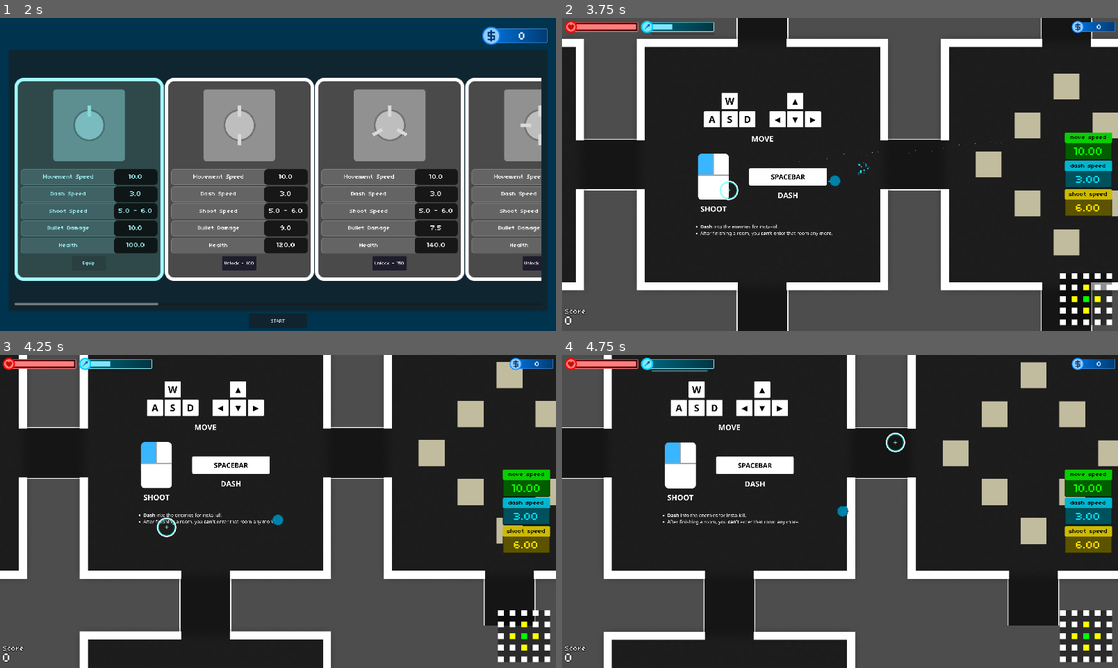
Above: before the commit, frames 1-4 (two rows, left to right).
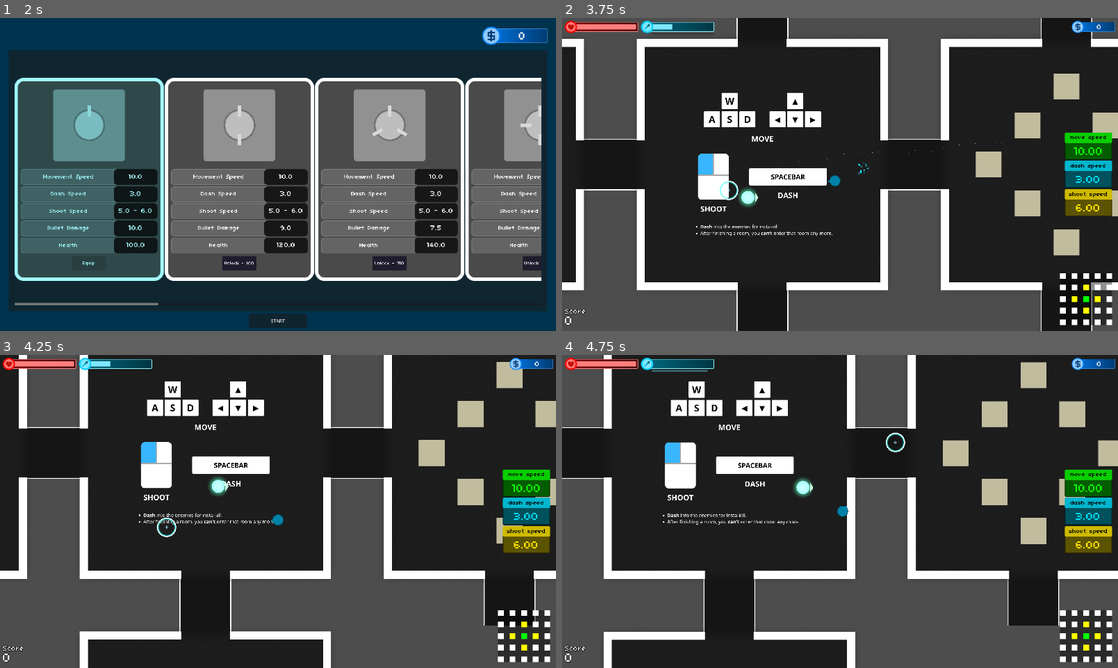
Above: after the commit, the same moments.

Repository: doanryderrhythm/thesis-1-vng-game
Game: Godot game, scene res://scenes/main_scenes/shop_scene.tscn
Two runs of this game, one before a commit and one after it. Both use one fixed random seed, a clock stepped at 60 frames per second and the inputs below.
Inputs (mouse positions are in pixels of both pictures, inside the frame that each line leads up to):
- Up to frame 1 (2 s): click "Unlock - 0" at 0.5 s; click "Equip" at 1.25 s
- Up to frame 2 (3.75 s): click "START" at 2 s; tap Enter at 2.75 s; move the mouse to (962, 158) at 2.77 s; hold Right (right) 2.78-3.53 s; tap Space (dash) at 2.85, 3.6 s; click (962, 158) at 2.92 s; move the mouse to (728, 190) at 3.52 s; hold Down (down) from 3.53 s (still down)
- Up to frame 3 (4.25 s): keep holding Down (down)
- Up to frame 4 (4.75 s): move the mouse to (895, 442) at 4.27 s; release Down (down) at 4.28 s; hold Right (right) from 4.28 s (still down); tap Space (dash) at 4.35 s

Frame 1 is identical in both runs. In frame 2, 0.2% of the frame differs, in the area x 31-36%, y 54-61%; in frame 3, 0.2%; in frame 4, 0.2%, in the area x 41-46%, y 39-46%.

Commit message:
Made a new bomb (bomb_move)

Diff:
--- a/untitled-thesis-1-game/resources/stages/stage_stats_0.tres
+++ b/untitled-thesis-1-game/resources/stages/stage_stats_0.tres
@@ -10,7 +10,6 @@
 lazer_spawn_rate = 2.0
 lazer_warn_time = 2.0
 lazer_stay_time = 1.5
-is_bomb_pellet = true
 bomb_pellet_spawn_rate = 1.0
 bomb_pellet_warn_time = 1.0
 bomb_pellet_stay_time = 2.0
--- a/untitled-thesis-1-game/scenes/bombs/bomb.tscn
+++ b/untitled-thesis-1-game/scenes/bombs/bomb.tscn
@@ -8,6 +8,9 @@
 
 [sub_resource type="CanvasItemMaterial" id="CanvasItemMaterial_vm8jn"]
 blend_mode = 1
+
+[sub_resource type="CircleShape2D" id="CircleShape2D_me2k2"]
+radius = 61.0
 
 [sub_resource type="CircleShape2D" id="CircleShape2D_d6wp8"]
 radius = 63.007935
@@ -51,7 +54,9 @@
 &"default": SubResource("Animation_akqh8")
 }
 
-[node name="Bomb" type="Node2D" unique_id=1248930214]
+[node name="Bomb" type="RigidBody2D" unique_id=20548186]
+collision_layer = 0
+gravity_scale = 0.0
 script = ExtResource("1_me2k2")
 
 [node name="WarningSprite" type="Sprite2D" parent="." unique_id=481958605]
@@ -68,6 +73,10 @@
 material = SubResource("CanvasItemMaterial_vm8jn")
 scale = Vector2(4, 4)
 texture = ExtResource("4_toaus")
+
+[node name="CollisionShape2D" type="CollisionShape2D" parent="." unique_id=1060496575]
+shape = SubResource("CircleShape2D_me2k2")
+debug_color = Color(0.70196074, 0.56069094, 0, 0.41960785)
 
 [node name="HitArea2D" type="Area2D" parent="." unique_id=902703]
 collision_layer = 8
--- /dev/null
+++ b/untitled-thesis-1-game/scenes/bombs/bomb_move.tscn
@@ -0,0 +1,55 @@
+[gd_scene format=3 uid="uid://homwtkqusyd1"]
+
+[ext_resource type="PackedScene" uid="uid://hasb2k7kag83" path="res://scenes/bombs/bomb.tscn" id="1_xj2vi"]
+[ext_resource type="Script" uid="uid://cp75u1clfvw3" path="res://scripts/bombs/bomb_move.gd" id="2_mvuig"]
+[ext_resource type="Texture2D" uid="uid://driwgkrjoa2h" path="res://sprites/bombs/bomb_move_ready.png" id="2_svcno"]
+[ext_resource type="Texture2D" uid="uid://b8mgk07raqdcf" path="res://sprites/bombs/bomb_move_warn.png" id="3_mvuig"]
+[ext_resource type="PackedScene" uid="uid://ccs1cb8eeq3sc" path="res://scenes/bullets/base_bullet.tscn" id="3_trtyo"]
+[ext_resource type="Resource" uid="uid://c5u7hqtyiwjip" path="res://resources/bullets/bullet_square_4-1.tres" id="4_g53q4"]
+[ext_resource type="Texture2D" uid="uid://cxjpn24ndkgd7" path="res://sprites/bombs/bomb_move_arrow.png" id="4_mrsqv"]
+
+[sub_resource type="CircleShape2D" id="CircleShape2D_mvuig"]
+radius = 63.07139
+
+[node name="BombMove" unique_id=1248930214 instance=ExtResource("1_xj2vi")]
+script = ExtResource("2_mvuig")
+bullet_scene = ExtResource("3_trtyo")
+bullet_stats = ExtResource("4_g53q4")
+
+[node name="WarningSprite" parent="." index="0" unique_id=481958605]
+texture = ExtResource("2_svcno")
+
+[node name="HarmfulSprite" parent="." index="1" unique_id=1518204916]
+texture = ExtResource("3_mvuig")
+
+[node name="BombGlow" parent="." index="2" unique_id=1459613062]
+self_modulate = Color(0.25666898, 1, 0.68926334, 1)
+
+[node name="Arrow" type="Sprite2D" parent="." index="3" unique_id=394930203]
+scale = Vector2(0.5, 0.5)
+texture = ExtResource("4_mrsqv")
+
+[node name="Markers" type="Node2D" parent="." index="4" unique_id=1773967953]
+
+[node name="Marker2D" type="Marker2D" parent="Markers" index="0" unique_id=1431570385]
+position = Vector2(-30, -57)
+
+[node name="Marker2D2" type="Marker2D" parent="Markers" index="1" unique_id=1661507772]
+position = Vector2(-55, -33)
+
+[node name="Marker2D3" type="Marker2D" parent="Markers" index="2" unique_id=1512375995]
+position = Vector2(-64, 0)
+
+[node name="Marker2D4" type="Marker2D" parent="Markers" index="3" unique_id=1107152919]
+position = Vector2(-55, 33)
+
+[node name="Marker2D5" type="Marker2D" parent="Markers" index="4" unique_id=1694218560]
+position = Vector2(-30, 57)
+
+[node name="CollideArea2D" type="Area2D" parent="." index="6" unique_id=1646699877]
+collision_layer = 0
+
+[node name="CollisionShape2D" type="CollisionShape2D" parent="CollideArea2D" index="0" unique_id=8571907]
+shape = SubResource("CircleShape2D_mvuig")
+
+[connection signal="body_entered" from="CollideArea2D" to="." method="_on_collide_area_2d_body_entered"]
--- a/untitled-thesis-1-game/scenes/bombs/bomb_pellets.tscn
+++ b/untitled-thesis-1-game/scenes/bombs/bomb_pellets.tscn
@@ -6,12 +6,23 @@
 [ext_resource type="Texture2D" uid="uid://68i0syuvejc" path="res://sprites/bombs/bomb_four_wing.png" id="3_7tjq4"]
 [ext_resource type="PackedScene" uid="uid://ccs1cb8eeq3sc" path="res://scenes/bullets/base_bullet.tscn" id="3_715g7"]
 [ext_resource type="Texture2D" uid="uid://com13h3uylqte" path="res://sprites/bombs/bomb_pellets_warn.png" id="4_715g7"]
-[ext_resource type="Resource" uid="uid://v37vy1v7d8" path="res://resources/bullets/bullet_circle_1-1.tres" id="4_ldlgn"]
+[ext_resource type="Script" uid="uid://f5tg3n012yi5" path="res://scripts/resources/resource_bullet.gd" id="4_ldlgn"]
+[ext_resource type="Texture2D" uid="uid://5hn83ge5xptb" path="res://sprites/bullets/bullet_circle.png" id="5_lwv7t"]
+
+[sub_resource type="Resource" id="Resource_ojwv1"]
+script = ExtResource("4_ldlgn")
+texture = ExtResource("5_lwv7t")
+min_speed = 500.0
+max_speed = 600.0
+damage = 10.0
+bullet_color = Color(1, 1, 0, 1)
+bullet_color_moving = Color(1, 0.5137255, 0, 1)
+metadata/_custom_type_script = "uid://f5tg3n012yi5"
 
 [node name="BombPellets" unique_id=1248930214 instance=ExtResource("1_v7vcj")]
 script = ExtResource("2_7tjq4")
 bullet_scene = ExtResource("3_715g7")
-bullet_stats = ExtResource("4_ldlgn")
+bullet_stats = SubResource("Resource_ojwv1")
 
 [node name="WarningSprite" parent="." index="0" unique_id=481958605]
 texture = ExtResource("2_5hjll")
@@ -73,7 +84,7 @@
 [node name="BombGlow" parent="." index="4" unique_id=1459613062]
 self_modulate = Color(0.9498669, 0.25666898, 1, 1)
 
-[node name="HitArea2D" parent="." index="5" unique_id=902703]
+[node name="HitArea2D" parent="." index="6" unique_id=902703]
 visible = false
 
 [node name="ShootTimer" type="Timer" parent="." index="8" unique_id=1954062771]
--- a/untitled-thesis-1-game/scenes/main_scenes/play_scene.tscn
+++ b/untitled-thesis-1-game/scenes/main_scenes/play_scene.tscn
@@ -4,6 +4,7 @@
 [ext_resource type="PackedScene" uid="uid://di78feag8gs8a" path="res://scenes/ui/debug_ui.tscn" id="1_vrx0d"]
 [ext_resource type="PackedScene" uid="uid://dls40hpj5hhkq" path="res://scenes/cursors/aim_cursor.tscn" id="2_qvacy"]
 [ext_resource type="Texture2D" uid="uid://dkacfy5sk2ffo" path="res://sprites/tutorial/tutorial.png" id="4_5b3o3"]
+[ext_resource type="PackedScene" uid="uid://homwtkqusyd1" path="res://scenes/bombs/bomb_move.tscn" id="5_y0n7b"]
 
 [sub_resource type="GDScript" id="GDScript_vrx0d"]
 resource_name = "play_scene"
@@ -130,3 +131,6 @@
 
 [node name="AnimationPlayer" type="AnimationPlayer" parent="." unique_id=759961423]
 libraries/ = SubResource("AnimationLibrary_y0n7b")
+
+[node name="BombMove" parent="." unique_id=1248930214 instance=ExtResource("5_y0n7b")]
+position = Vector2(-157, 324)
--- a/untitled-thesis-1-game/scripts/bombs/bomb.gd
+++ b/untitled-thesis-1-game/scripts/bombs/bomb.gd
@@ -1,4 +1,4 @@
-extends Node2D
+extends RigidBody2D
 class_name Bomb
 
 @onready var warning_sprite: Sprite2D = $WarningSprite
--- /dev/null
+++ b/untitled-thesis-1-game/scripts/bombs/bomb_move.gd
@@ -0,0 +1,63 @@
+extends Bomb
+class_name BombMove
+
+var rotate_value: float
+var force_value: float
+
+@onready var shoot_markers: Node2D = $Markers
+
+@export var bullet_scene: PackedScene
+@export var bullet_stats: BulletStats
+
+func _ready() -> void:
+	warning_sprite.visible = true
+	harmful_sprite.visible = false
+	bomb_glow.visible = false
+	bomb_collision.disabled = true
+
+	rotate_value = randf_range(0.0, 360.0)
+	force_value = randf_range(1000.0, 2000.0)
+
+	rotation_degrees = rotate_value
+
+func _physics_process(_delta: float) -> void:
+	if is_ready:
+		apply_central_force(Vector2(force_value * cos(rotation), force_value * sin(rotation)))
+
+func execute_collision() -> void:
+	if is_instance_valid(self):
+		queue_free()
+	pass
+
+func shoot_bullets() -> void:
+	for marker in shoot_markers.get_children():
+		var bullet = bullet_scene.instantiate()
+		bullet.global_position = marker.global_position
+		bullet.texture = bullet_stats.texture
+		bullet.speed = randf_range(
+			bullet_stats.min_speed,
+			bullet_stats.max_speed
+			) * 2.0
+		bullet.angle = atan2(
+			(marker.global_position.y - global_position.y),
+			(marker.global_position.x - global_position.x)
+			)
+		bullet.damage = bullet_stats.damage
+
+		var parent = get_tree().current_scene.find_child(ValueStorer.bullets_node)
+		parent.call_deferred("add_child", bullet)
+		bullet.modulate = Color("c4ffe6ff")
+
+func _on_collide_area_2d_body_entered(_body: Node2D) -> void:
+	shoot_bullets()
+	execute_collision()
+	pass # Replace with function body.
+
+func _on_warning_timer_timeout() -> void:
+	is_ready = true
+	warning_sprite.visible = false
+	harmful_sprite.visible = true
+	bomb_glow.visible = true
+	bomb_collision.disabled = false
+	anim_player.play("default")
+	pass
Not shown, added: untitled-thesis-1-game/scripts/bombs/bomb_move.gd.uid
Binary file added: untitled-thesis-1-game/sprites/bombs/bomb_move_arrow.png
Not shown, added: untitled-thesis-1-game/sprites/bombs/bomb_move_arrow.png.import
Binary file added: untitled-thesis-1-game/sprites/bombs/bomb_move_ready.png
Not shown, added: untitled-thesis-1-game/sprites/bombs/bomb_move_ready.png.import
Binary file added: untitled-thesis-1-game/sprites/bombs/bomb_move_warn.png
Not shown, added: untitled-thesis-1-game/sprites/bombs/bomb_move_warn.png.import
